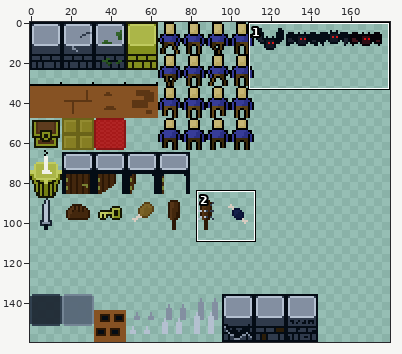
Sprite sheet: _games/ancient-maze/TileSetForMaze.png. The picture above shows the old version from afar; the outline marks the close-up.
Close-up. Before the commit:
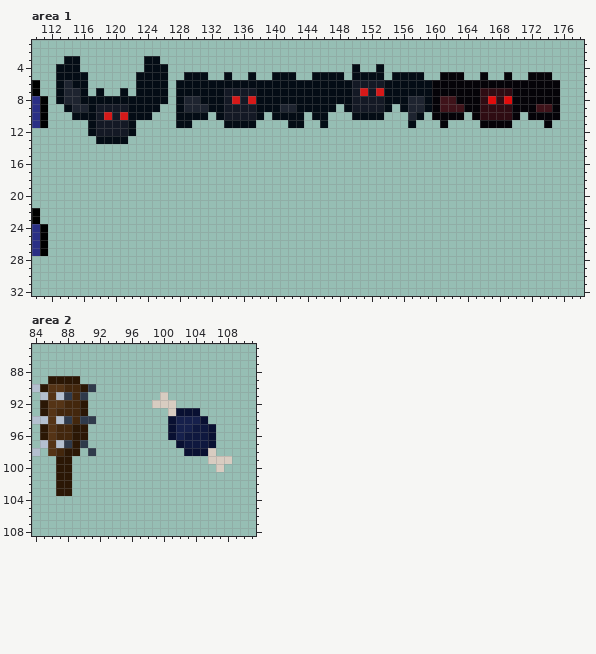
The file is 960x800 pixels, drawn in blocks of 5x5; one block is one cell here. Pixels under 10% opacity are left out. Colours within 5 levels of each other are drawn and written as one. Shown: area 1: x 110..178, y 1..32; area 2: x 84..111, y 85..108. The wide view leaves out empty margins. The commit also changed other parts of the picture, which this record leaves out.
Now the later version:
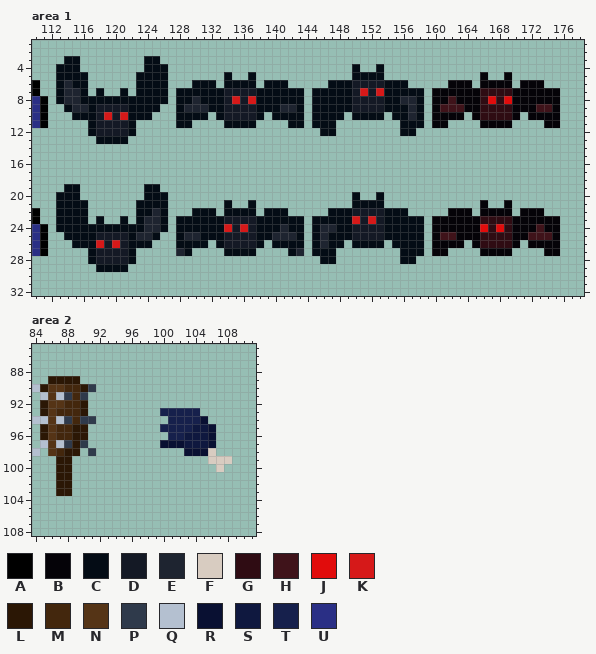
Palette (. is transparent): A #000000  B #050308  C #040c15  D #141925  E #1e2430  F #d8ccc1  G #2f0c13  H #3f131a  J #e10c0c  K #d61919  L #2b1705  M #43270d  N #553416  P #2f3a4b  Q #b4c0d0  R #091032  S #0f183f  T #16204c  U #2a2f85
Edits made:
Area 1:
y 5: x 129..131 CCC -> ...; x 140..142 CCC -> ...; x 145..148 CCCC -> ....; x 155..158 CCCC -> ....; x 161..163 BBB -> ...; x 172..174 BBB -> ...
y 6: x 128..129 CC -> ..; x 133 C -> .; x 138 C -> .; x 142..146 CCCCC -> .....; x 157..161 CCCBB -> .....; x 165 B -> .; x 170 B -> .; x 174..175 BB -> ..
y 7: x 144 C -> .; x 159 C -> .
y 8: x 129 E -> C; x 144 C -> .; x 156 C -> E; x 158..159 EC -> C.; x 161 H -> B
y 9: x 144 C -> .; x 148 . -> C; x 155 . -> C; x 158..159 EC -> C.
y 10: x 147..148 .. -> CC; x 155..156 .. -> CC
y 11: x 145 . -> C; x 147 . -> C; x 156 . -> C; x 158 . -> C; x 160 . -> B; x 175 . -> B
y 12: x 146..147 .. -> CC; x 156..157 .. -> CC
y 19: x 114..115 .. -> CC; x 124..125 .. -> CC
y 20: x 113..115 ... -> CCC; x 124..126 ... -> CCC; x 150 . -> C; x 153 . -> C
y 21: x 113..116 .... -> CCCC; x 123..126 .... -> CCCC; x 134 . -> C; x 137 . -> C; x 150..153 .... -> CCCC; x 166 . -> B; x 169 . -> B
y 22: x 113..116 .... -> CCCC; x 123..126 .... -> CCEC; x 130..132 ... -> CCC; x 134..137 .... -> CCCC; x 139..141 ... -> CCC; x 147..156 .......... -> CCCDDDDCCC; x 162..164 ... -> BBB; x 166..169 .... -> BBBB; x 171..173 ... -> BBB
y 23: x 113..116 .... -> CCCC; x 118 . -> C; x 121 . -> C; x 123..126 .... -> CEEC; x 128..143 ................ -> CCCCCCDDDDCCCCCC; x 145..158 .............. -> CCCCCKDKDCCCCC; x 160..175 ................ -> BBBBBBGGGGBBBBBB
y 24: x 113..126 .............. -> CCCCCCCCCCCEEC; x 128..143 ................ -> CCCCCCKDKDCCCECC; x 145..158 .............. -> CEECCDDDDCCCCC; x 160..175 ................ -> BBBBBBJGJGBBBHBB
y 25: x 114..125 ............ -> CCCCDDDDCEEC; x 128..143 ................ -> CEECCCDDDDCCEEEC; x 145..158 .............. -> CECCCDDDDCCCCC; x 160..175 ................ -> BHHBBBGGGGBBHHHB
y 26: x 115..124 .......... -> CCCKDKDCCC; x 128..131 .... -> CCCC; x 133..138 ...... -> CDDDDC; x 140..143 .... -> CCCC; x 145..148 .... -> CECC; x 150..153 .... -> CCCC; x 155..158 .... -> CCCC; x 160..163 .... -> BBBB; x 165..170 ...... -> BGGGGB; x 172..175 .... -> BBBB
y 27: x 117..122 ...... -> CDDDDC; x 128..129 .. -> EC; x 134..137 .... -> CCCC; x 142..143 .. -> CE; x 145..147 ... -> CCC; x 156..158 ... -> CCC; x 160..161 .. -> BB; x 166..169 .... -> BBBB; x 174..175 .. -> BB
y 28: x 117..122 ...... -> CDDDDC; x 146..147 .. -> CC; x 156..157 .. -> CC
y 29: x 118..121 .... -> CCCC
Area 2:
y 91: x 100 F -> .
y 92: x 99..101 FFF -> ...
y 93: x 100..104 .FRRR -> TTTTT
y 94: x 101 R -> T
y 95: x 100..101 .R -> TT
y 96: x 101 R -> T
y 97: x 100..101 .. -> RR
Changed places in both close-ups, as pixel boxes (x1, y1, x2, y2):
changed: (176, 72, 224, 104)
changed: (256, 72, 344, 136)
changed: (392, 72, 480, 136)
erased: (512, 72, 560, 88)
added: (552, 120, 560, 128)
added: (56, 184, 560, 272)
changed: (152, 392, 200, 448)
